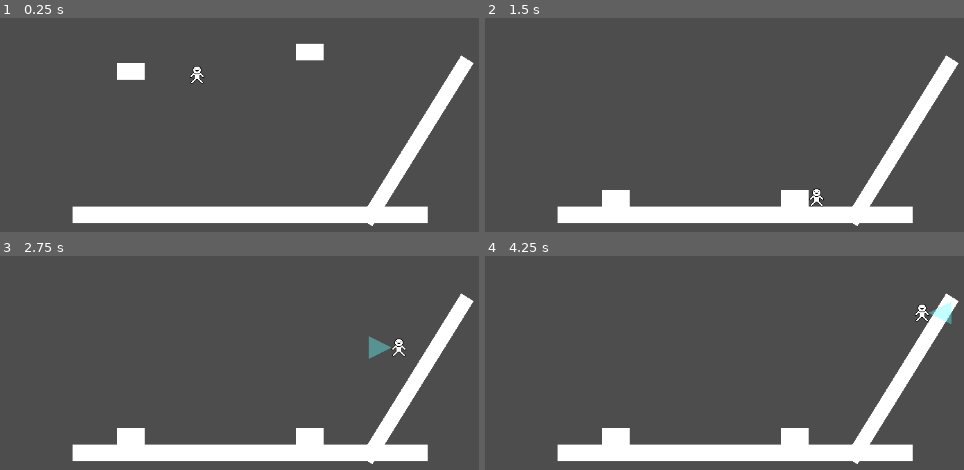
Above: before the commit, frames 1-4 (two rows, left to right).
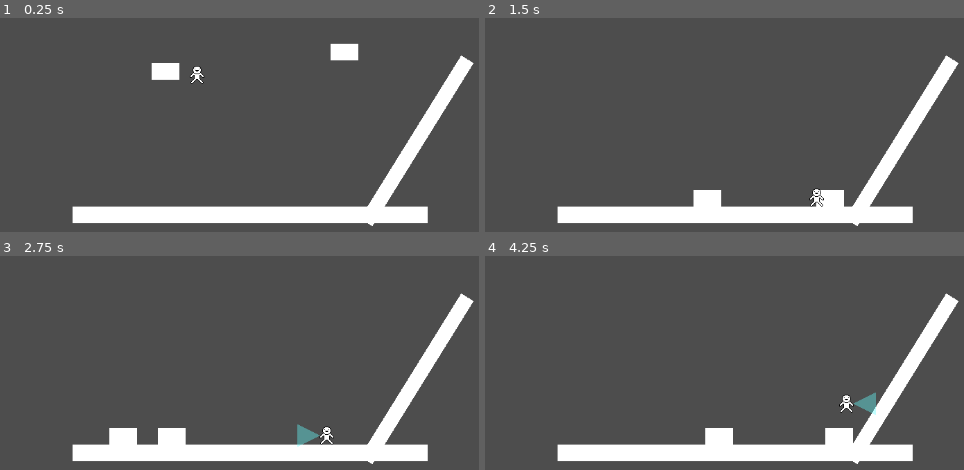
Above: after the commit, the same moments.

Repository: rafesholler/GMTK-2024
Game: Godot game, scene res://levels/test.tscn
The game is run twice, just before and just after one commit, with the same random seed, the same clock (stepped at 60 frames per second) and the same inputs.
Inputs:
- Up to frame 1 (0.25 s): no input
- Up to frame 2 (1.5 s): hold Space (Jump) 0.53-1.28 s; hold D (Right) from 0.53 s (still down); tap E (Enlarge) at 1.35 s
- Up to frame 3 (2.75 s): tap Space (Jump) at 1.52, 1.55, 1.82, 2.3 s; release D (Right) at 2.03 s; hold A (Left) from 2.03 s (still down); hold Q (Shrink) from 2.03 s (still down)
- Up to frame 4 (4.25 s): release A (Left) at 2.78 s; release Q (Shrink) at 2.78 s; hold D (Right) from 2.78 s (still down); tap Space (Jump) at 2.85, 3.02, 3.32, 3.77, 3.8, 4.07 s; hold E (Enlarge) from 3.53 s (still down)

The runs differ from the first frame. In frame 1, 1.9% of the frame differs, in the area x 24-75%, y 11-29%; in frame 2, 1.8%; in frame 3, 1.7%; in frame 4, 2.7%, in the area x 24-98%, y 21-89%.

Commit message:
Fixed jumps and added fly

Diff:
--- a/characters/player.gd
+++ b/characters/player.gd
@@ -29,6 +29,10 @@
 	if Input.is_action_pressed("Jump") and not $JumpCutTimer.is_stopped():
 		velocity.y = JUMP_VEL
 
+	#prevents double jumping
+	if Input.is_action_just_released("Jump") and not $JumpCutTimer.is_stopped():
+		$JumpCutTimer.stop()
+
 	# Handle Movement
 	var direction := Input.get_axis("Left", "Right")
 	if direction:
@@ -56,4 +60,5 @@
 		$Ray.visible = false
 		$Ray.monitorable = false
 
+	Global.player_vel = velocity
 	move_and_slide()
--- a/characters/tiny/ant.tscn
+++ b/characters/tiny/ant.tscn
@@ -9,6 +9,8 @@
 collision_layer = 4
 collision_mask = 5
 script = ExtResource("1_uat43")
+speed = 200.0
+acceleration = 10.0
 
 [node name="ColorRect" type="ColorRect" parent="."]
 offset_left = -20.0
--- /dev/null
+++ b/characters/tiny/fly.gd
@@ -0,0 +1,57 @@
+extends CharacterBody2D
+
+enum States {
+	WANDER,
+	DIVE,
+	WAIT,
+	RISE
+}
+
+@export var speed := 300.0
+@export var acceleration := 10
+@export var hover_height : float
+
+var state = States.WANDER
+var direction = randi_range(0, 1)
+
+func _ready() -> void:
+	if direction == 0: direction = -1
+
+func _physics_process(delta: float) -> void:
+	match state:
+		States.WANDER:
+			velocity.x = move_toward(velocity.x, speed*direction, acceleration)
+			velocity.y = 0
+			if $WanderTimer.is_stopped():
+				$WanderTimer.start(randf_range(1, 2))
+			velocity.x += Global.player_vel.x
+		States.DIVE:
+			if velocity.y == 0:
+				state = States.WAIT
+				$StateTimer.start(randf_range(1.5, 3.5))
+			velocity.x = 0
+			velocity.y = speed
+		States.RISE:
+			velocity.y = -speed
+			if position.y >= hover_height:
+				velocity.y = 0
+				state = States.WANDER
+
+	move_and_slide()
+
+
+func _on_state_timer_timeout() -> void:
+	match state:
+		States.WANDER:
+			state = States.DIVE
+			velocity.y = speed
+		States.WAIT:
+			state = States.RISE
+		States.RISE:
+			velocity.y = 0
+			state = States.WANDER
+
+
+func _on_wander_timer_timeout() -> void:
+	if state == States.WANDER:
+		velocity.x *= -1
--- /dev/null
+++ b/characters/tiny/fly.tscn
@@ -0,0 +1,29 @@
+[gd_scene load_steps=3 format=3 uid="uid://4efd2udq0sdi"]
+
+[ext_resource type="Script" path="res://characters/tiny/fly.gd" id="1_upvot"]
+
+[sub_resource type="RectangleShape2D" id="RectangleShape2D_vqsjp"]
+size = Vector2(56, 20)
+
+[node name="Fly" type="CharacterBody2D"]
+collision_layer = 4
+script = ExtResource("1_upvot")
+
+[node name="ColorRect" type="ColorRect" parent="."]
+offset_left = -28.0
+offset_top = -10.0
+offset_right = 28.0
+offset_bottom = 10.0
+color = Color(1, 0.12549, 0.203922, 1)
+
+[node name="CollisionShape2D" type="CollisionShape2D" parent="."]
+shape = SubResource("RectangleShape2D_vqsjp")
+
+[node name="StateTimer" type="Timer" parent="."]
+one_shot = true
+
+[node name="WanderTimer" type="Timer" parent="."]
+one_shot = true
+
+[connection signal="timeout" from="StateTimer" to="." method="_on_state_timer_timeout"]
+[connection signal="timeout" from="WanderTimer" to="." method="_on_wander_timer_timeout"]
--- a/global.gd
+++ b/global.gd
@@ -1,6 +1,7 @@
 extends Node
 
 var ray_mode = "shrink"
+var player_vel = Vector2.ZERO
 
 # Called when the node enters the scene tree for the first time.
 func _ready() -> void:
--- a/levels/test.tscn
+++ b/levels/test.tscn
@@ -31,9 +31,6 @@
 [node name="Ant2" parent="." instance=ExtResource("2_nymu2")]
 position = Vector2(332, -262)
 
-[node name="Movement" parent="Ant2" index="0"]
-direction = 1
-
 [node name="StaticBody2D2" type="StaticBody2D" parent="."]
 
 [node name="CollisionShape2D" type="CollisionShape2D" parent="StaticBody2D2"]
@@ -52,6 +49,4 @@
 collision_layer = 2
 
 [editable path="Ant"]
-[editable path="Ant/Movement"]
 [editable path="Ant2"]
-[editable path="Ant2/Movement"]
